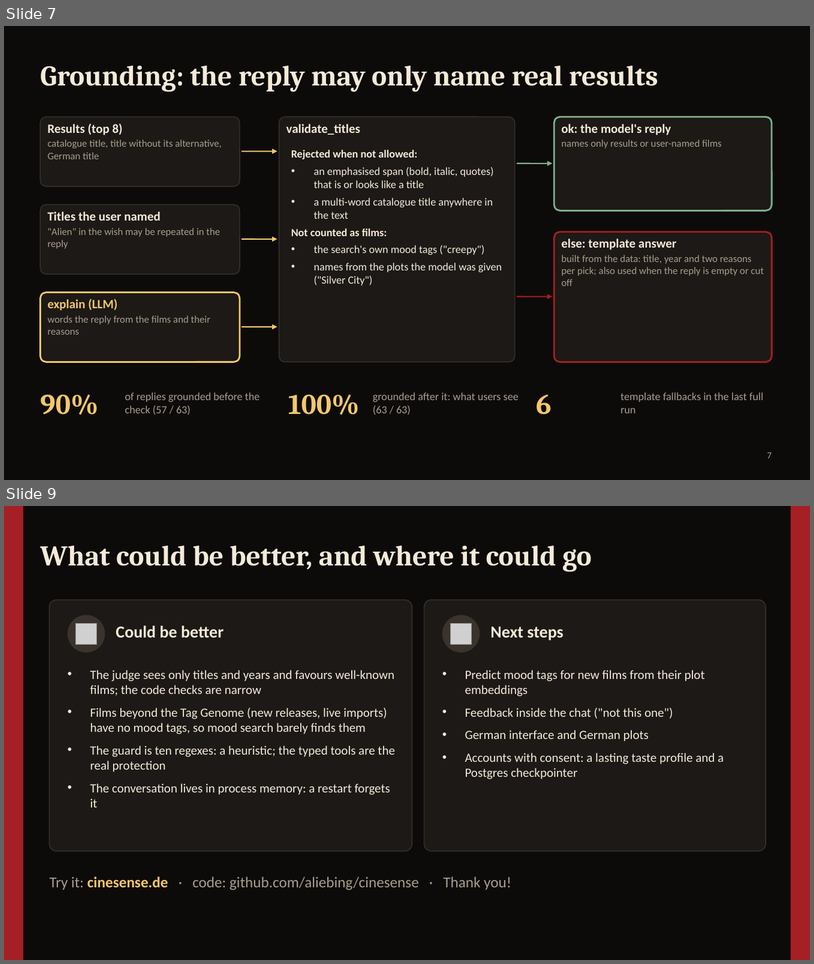
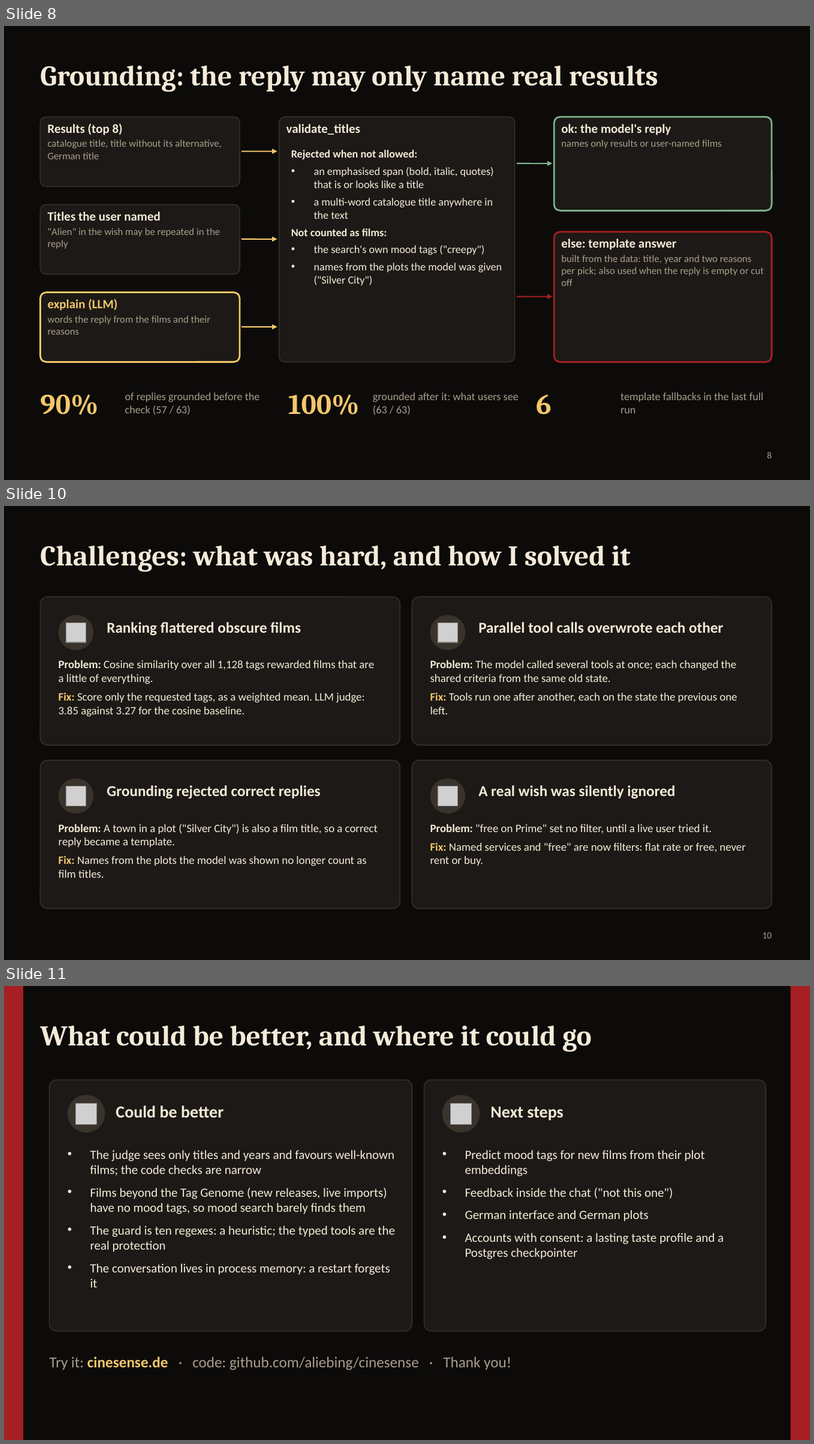
Before and after one commit to aliebing/cinesense, a slide deck: docs/presentation/CineSense-review.pptx. Shown one above the other, each under a label of ours: slides 7 and 9 before the commit, slides 8, 10 and 11 after it; the slides between them are not shown. The pictures are 814x964 and 814x1444 pixels, drawn with LibreOffice and Linux fonts; fonts in the diff are those of the drawing; grey boxes stand for pictures. Boxes give left, top, right and bottom in pixels: in the first picture for what was removed or moved away, otherwise in the second. Text is boxed around its words. In the diff, an @@ line names an element or a change of style, - is before the commit and + after.

```diff
--- a/docs/presentation/CineSense-review.pptx
+++ b/docs/presentation/CineSense-review.pptx
@@ slide 10 added at (x1=4, y1=506, x2=810, y2=960), background #0D0B0A @@
@@ title added at (x1=40, y1=546, x2=631, y2=572), 34 pt, text #F4EAD8, bold @@
+Challenges: what was hard, and how I solved it
@@ rounded rectangle added at (x1=40, y1=597, x2=400, y2=745), fill #1C1916, outline #3A332C 1 pt @@
@@ rounded rectangle added at (x1=413, y1=597, x2=772, y2=745), fill #1C1916, outline #3A332C 1 pt @@
@@ ellipse added at (x1=59, y1=615, x2=93, y2=650), fill #3A332C @@
@@ picture added at (x1=66, y1=623, x2=86, y2=642) @@
@@ text added at (x1=107, y1=622, x2=301, y2=636), 18 pt, text #F4EAD8, bold @@
+Ranking flattered obscure films
@@ ellipse added at (x1=431, y1=615, x2=465, y2=650), fill #3A332C @@
@@ picture added at (x1=438, y1=623, x2=458, y2=642) @@
@@ text added at (x1=479, y1=622, x2=723, y2=633), 18 pt, text #F4EAD8, bold @@
+Parallel tool calls overwrote each other
@@ text added at (x1=59, y1=660, x2=374, y2=717), 13.5 pt, text #F4EAD8 @@
+Problem: Cosine similarity over all 1,128 tags rewarded films that are a little of everything.
+Fix: Score only the requested tags, as a weighted mean. LLM judge: 3.85 against 3.27 for the cosine baseline.
@@ text added at (x1=431, y1=660, x2=737, y2=714), 13.5 pt, text #F4EAD8 @@
+Problem: The model called several tools at once; each changed the shared criteria from the same old state.
+Fix: Tools run one after another, each on the state the previous one left.
@@ rounded rectangle added at (x1=40, y1=760, x2=400, y2=908), fill #1C1916, outline #3A332C 1 pt @@
@@ rounded rectangle added at (x1=413, y1=760, x2=772, y2=908), fill #1C1916, outline #3A332C 1 pt @@
@@ ellipse added at (x1=59, y1=778, x2=93, y2=813), fill #3A332C @@
@@ picture added at (x1=66, y1=786, x2=86, y2=805) @@
@@ text added at (x1=107, y1=785, x2=321, y2=799), 18 pt, text #F4EAD8, bold @@
+Grounding rejected correct replies
@@ ellipse added at (x1=431, y1=778, x2=465, y2=813), fill #3A332C @@
@@ picture added at (x1=438, y1=786, x2=458, y2=805) @@
@@ text added at (x1=479, y1=785, x2=675, y2=799), 18 pt, text #F4EAD8, bold @@
+A real wish was silently ignored
@@ text added at (x1=59, y1=823, x2=378, y2=877), 13.5 pt, text #F4EAD8 @@
+Problem: A town in a plot ("Silver City") is also a film title, so a correct reply became a template.
+Fix: Names from the plots the model was shown no longer count as film titles.
@@ text added at (x1=431, y1=823, x2=746, y2=865), 13.5 pt, text #F4EAD8 @@
+Problem: "free on Prime" set no filter, until a live user tried it.
+Fix: Named services and "free" are now filters: flat rate or free, never rent or buy.
@@ page number added at (x1=763, y1=932, x2=773, y2=938), 11 pt, text #A99D8C @@
+10
@@ what was slide 7 is now slide 8 @@
@@ page number at (x1=767, y1=451, x2=772, y2=458): text changed @@
-7
+8
@@ what was slide 9 is now slide 11 @@
```
Also in this commit, not shown: 1 slide changed, 1 other slide added, 2 other files.
